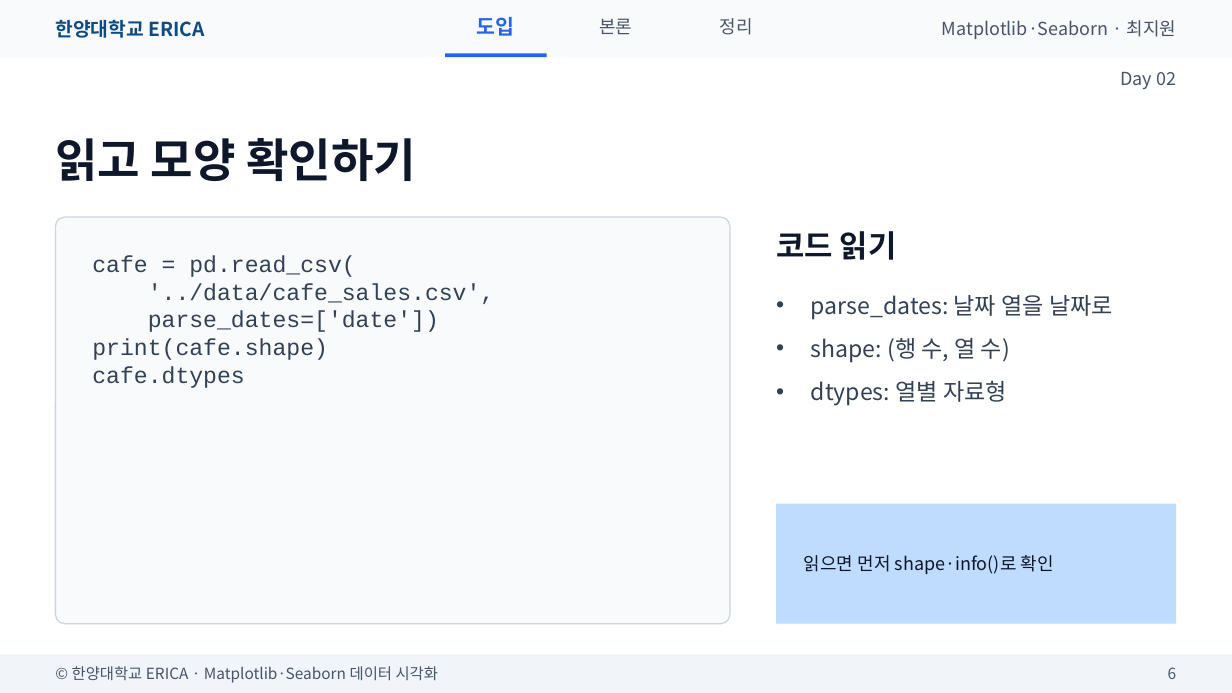
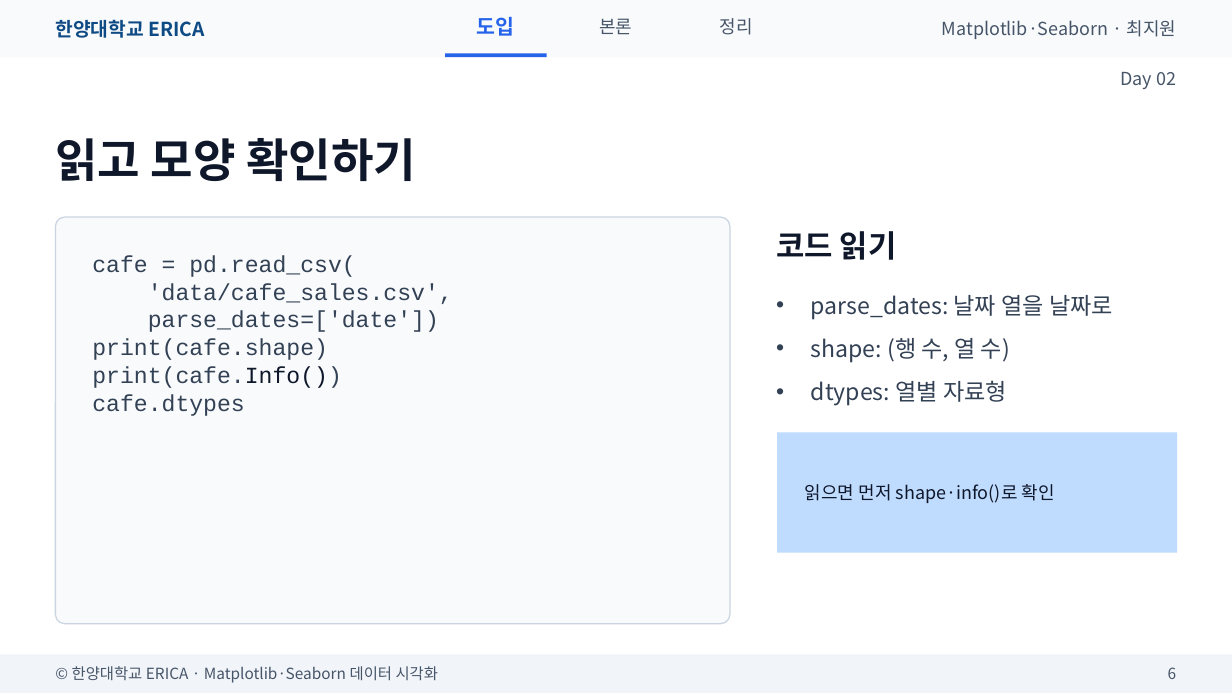
Before and after one commit to wonguwon/generate_lesson, a slide deck: slide 6 of materials/matplotlib-seaborn/ppt/Day02/Day02_pandas로데이터다루기.pptx. Drawn at 1232x693 pixels with LibreOffice and Linux fonts; fonts in the diff are those of the drawing. Boxes give left, top, right and bottom in pixels: in the first picture for what was removed or moved away, otherwise in the second. Text is boxed around its words. In the diff, an @@ line names an element or a change of style, - is before the commit and + after.

```diff
--- a/materials/matplotlib-seaborn/ppt/Day02/Day02_pandas로데이터다루기.pptx
+++ b/materials/matplotlib-seaborn/ppt/Day02/Day02_pandas로데이터다루기.pptx
@@ text at bbox=[148, 283, 453, 304]: text changed @@
-'../data/cafe_sales.csv',
+'data/cafe_sales.csv',
@@ text at bbox=[92, 366, 342, 388]: paragraph added @@
+print(cafe.Info())
@@ rectangle: place and size @@
-rectangle at bbox=[776, 504, 1177, 624]
+rectangle at bbox=[777, 433, 1177, 553]
@@ text "읽으면 먼저 shape·info()로 확인": place and size @@
-text "읽으면 먼저 shape·info()로 확인" at bbox=[804, 555, 1054, 574]
+text "읽으면 먼저 shape·info()로 확인" at bbox=[805, 484, 1055, 503]
```
Also in this commit, not shown: 7 other slides changed, 3 slides removed, 6 other files.
